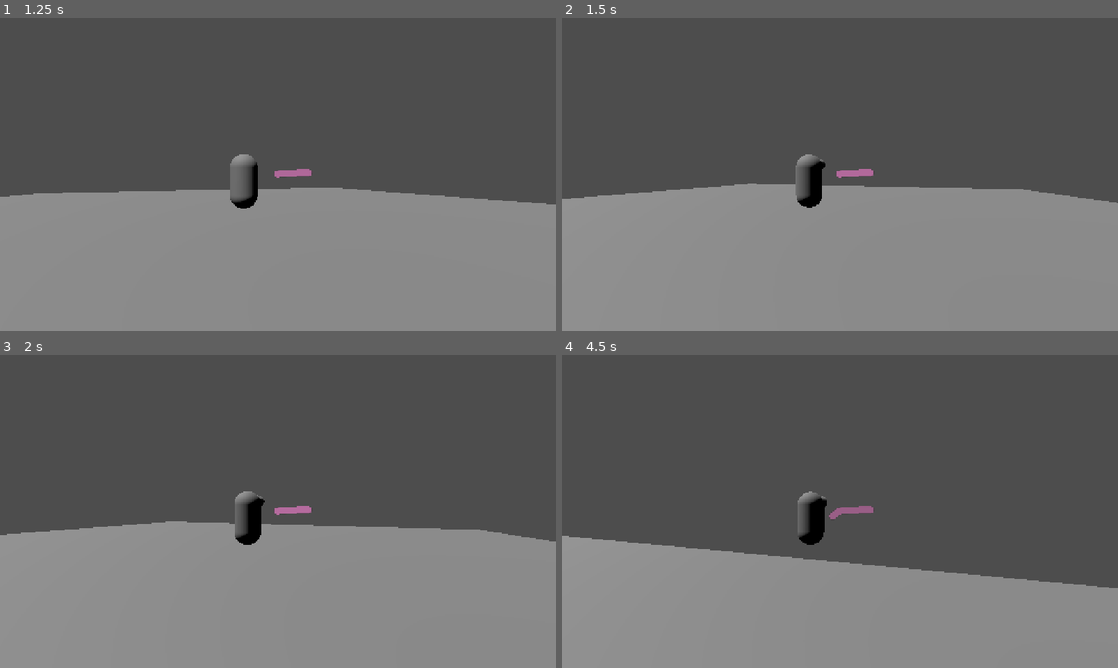
Above: before the commit, frames 1-4 (two rows, left to right).
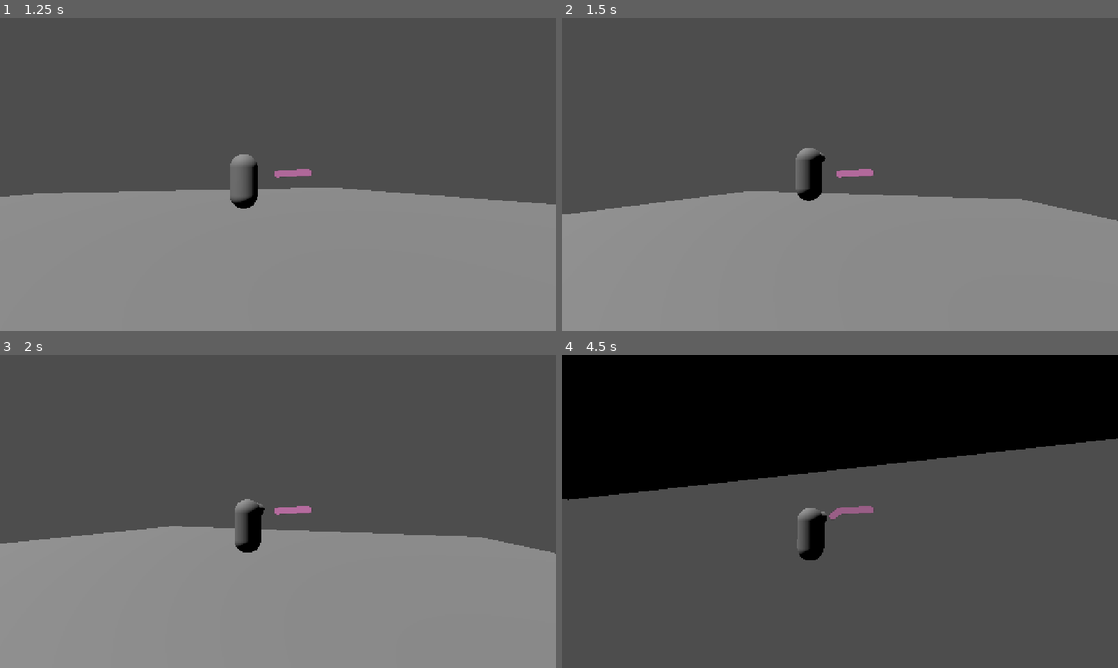
Above: after the commit, the same moments.

Repository: owner16384/just-a-game
Game: Godot game, scene res://Scenes/world.tscn
The game is run twice, just before and just after one commit, with the same random seed, the same clock (stepped at 60 frames per second) and the same inputs. This scene is started directly instead of the project's main scene.
Inputs (mouse positions are in pixels of both pictures, inside the frame that each line leads up to):
- Up to frame 1 (1.25 s): tap Enter at 0.5 s; move the mouse to (305, 174) at 0.52 s; hold W (up) from 0.53 s (still down); tap Space (jump, bound only after the commit) at 0.6, 0.77, 1.07 s; click (305, 174) at 0.67 s
- Up to frame 2 (1.5 s): keep holding W (up); tap Space (jump, bound only after the commit) at 1.25, 1.35 s; move the mouse to (812, 174) at 1.27 s
- Up to frame 3 (2 s): keep holding W (up); tap Space (jump, bound only after the commit) at 1.52, 1.82 s
- Up to frame 4 (4.5 s): keep holding W (up); move the mouse to (851, 505) at 2.02 s; tap Space (jump, bound only after the commit) at 2.1, 2.85, 3.02, 3.32, 3.6, 3.77, 4.07, 4.35 s; move the mouse to (834, 517) at 2.77 s; click (834, 517) at 2.92 s; move the mouse to (878, 514) at 3.52 s; move the mouse to (795, 508) at 4.27 s

Frame 1 is identical in both runs. In frame 2, 3.6% of the frame differs, in the area x 0-100%, y 41-65%; in frame 3, 2.4%; in frame 4, 71%, in the area x 0-100%, y 0-100%.

Commit message:
Added jump skill

Diff:
--- a/Scripts/Components/input_movement.gd
+++ b/Scripts/Components/input_movement.gd
@@ -2,21 +2,35 @@
 extends Node
 
 @export var max_speed: float = 2
-@export var acceleration: float = 0.2
-@export var friction: float = 0.1
+@export var acceleration: float = 10
+@export var friction: float = 7
+
+@export var jump_power: float = 4
+@export var gravity: float = 12
+
 var cam_basis: Basis
 
-func move(player):
+func move(delta, player):
 	if !cam_basis: return
 	var input_dir: Vector2 = Input.get_vector("left", "right", "up", "down").normalized()
 
 	if input_dir:
-		player.velocity = player.velocity.move_toward((player.basis.z * input_dir.y + player.basis.x * input_dir.x) * max_speed, acceleration)
+		player.velocity = player.velocity.move_toward((player.basis.z * input_dir.y + player.basis.x * input_dir.x) * max_speed + Vector3.UP*player.velocity.y, acceleration * delta)
 
 		var newbasis = Basis(Vector3(cam_basis.x.x, 0, cam_basis.x.z).normalized(), Vector3(0, cam_basis.y.y, 0).normalized(), Vector3(cam_basis.z.x, 0, cam_basis.z.z).normalized()).get_rotation_quaternion()
 		var newquat = player.quaternion.slerp(newbasis, 0.1)
 		player.basis = Basis(newquat)
+
+		EventBus.currentState |= EventBus.state.WALK
 	else:
-		player.velocity = player.velocity.move_toward(Vector3.ZERO, friction)
+		player.velocity = player.velocity.move_toward(Vector3(0, player.velocity.y, 0), friction * delta)
+
+		EventBus.currentState &= ~EventBus.state.WALK
+		EventBus.currentState &= ~EventBus.state.RUN
+
+	player.velocity.y -= gravity * delta
+
+	if Input.is_action_just_pressed("jump") and player.is_on_floor():
+		player.velocity.y += jump_power
 
 	player.move_and_slide()
--- a/Scripts/EventBus.gd
+++ b/Scripts/EventBus.gd
@@ -3,9 +3,8 @@
 enum state {
 	NONE = 0,
 	DRAW = 1 << 0,
-	IDLE = 1 << 1,
-	WALK = 1 << 2,
-	RUN = 1 << 3,
-	JUMP = 1 << 4
+	WALK = 1 << 1,
+	RUN = 1 << 2,
+	JUMP = 1 << 3
 }
 var currentState: int = state.NONE
--- a/Scripts/playerControl.gd
+++ b/Scripts/playerControl.gd
@@ -6,5 +6,5 @@
 		cam_basis = value
 		input_Movement.cam_basis = value
 
-func _physics_process(_delta: float) -> void:
-	input_Movement.move(self)
+func _physics_process(delta: float) -> void:
+	input_Movement.move(delta, self)
--- a/project.godot
+++ b/project.godot
@@ -49,6 +49,11 @@
 "events": [Object(InputEventKey,"resource_local_to_scene":false,"resource_name":"","device":-1,"window_id":0,"alt_press …(192 unchanged characters)…
 ]
 }
+jump={
+"deadzone": 0.2,
+"events": [Object(InputEventKey,"resource_local_to_scene":false,"resource_name":"","device":-1,"window_id":0,"alt_pressed":false,"shift_pressed":false,"ctrl_pressed":false,"meta_pressed":false,"pressed":false,"keycode":0,"physical_keycode":32,"key_label":0,"unicode":32,"location":0,"echo":false,"script":null)
+]
+}
 
 [layer_names]
 
